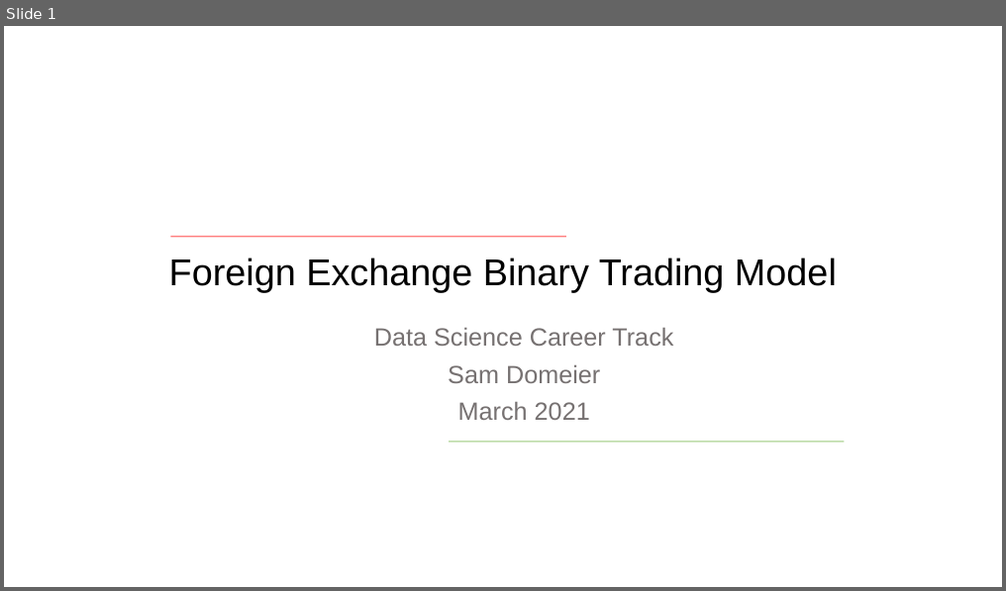
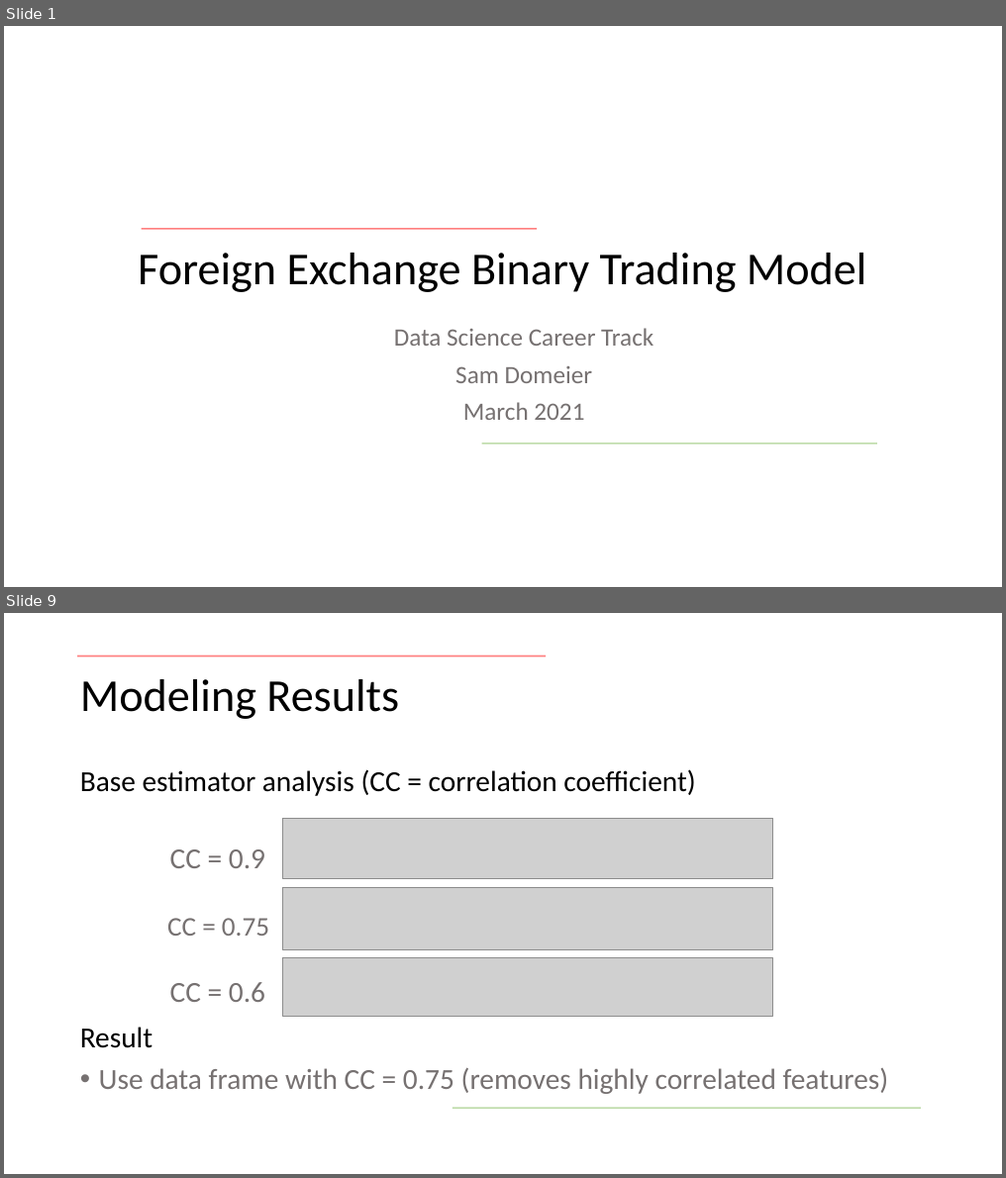
Before and after one commit to samdomeier/Springboard-projects, a slide deck: forex_binary_trading_classification/forex_model_presentation.pptx. Shown one above the other, each under a label of ours: slide 1 before the commit, slides 1 and 9 after it; the slides between them are not shown. The pictures are 1006x591 and 1006x1178 pixels, drawn with LibreOffice and Linux fonts; fonts in the diff are those of the drawing; grey boxes stand for pictures; background and template pictures are left out. Boxes give left, top, right and bottom in pixels: in the first picture for what was removed or moved away, otherwise in the second. Text is boxed around its words. In the diff, an @@ line names an element or a change of style, - is before the commit and + after.

```diff
--- a/forex_binary_trading_classification/forex_model_presentation.pptx
+++ b/forex_binary_trading_classification/forex_model_presentation.pptx
@@ slide 9 added at (x1=4, y1=613, x2=1002, y2=1174), background picture (left out) @@
@@ line added from (77, 657) to (546, 657), #FF0000 1.5 pt @@
@@ title added at (x1=80, y1=679, x2=399, y2=719), 44 pt, text #000000 @@
+Modeling Results
@@ text added at (x1=80, y1=769, x2=695, y2=796), 28 pt, text #000000 @@
+Base estimator analysis (CC = correlation coefficient)
@@ picture added at (x1=283, y1=818, x2=773, y2=878) @@
@@ text added at (x1=170, y1=850, x2=265, y2=868), 28 pt, text #767171 @@
+CC = 0.9
@@ picture added at (x1=283, y1=888, x2=773, y2=950) @@
@@ text added at (x1=167, y1=918, x2=269, y2=936), 25.9 pt, text #767171 @@
+CC = 0.75
@@ picture added at (x1=283, y1=959, x2=773, y2=1017) @@
@@ text added at (x1=170, y1=982, x2=265, y2=1002), 28 pt, text #767171 @@
+CC = 0.6
@@ text added at (x1=80, y1=1027, x2=889, y2=1094), 28 pt, text #767171 @@
+Result
+• Use data frame with CC = 0.75 (removes highly correlated features)
@@ line added from (452, 1109) to (921, 1109), #A9D18E 1.5 pt @@
@@ slide 1 changed as well @@
@@ line moved from (171, 236) - (566, 236) to (141, 229) - (537, 229) @@
@@ title "Foreign Exchange Binary Trading Model" at (x1=138, y1=253, x2=867, y2=292): size 36 to 44 pt, font Arial to Calibri @@
@@ subtitle "Data Science Career Track" at (x1=394, y1=328, x2=653, y2=420): font Arial to Calibri @@
@@ line moved from (449, 442) - (844, 442) to (481, 444) - (877, 444) @@
```
Also in this commit, not shown: 11 other slides added, 1 slide removed.
